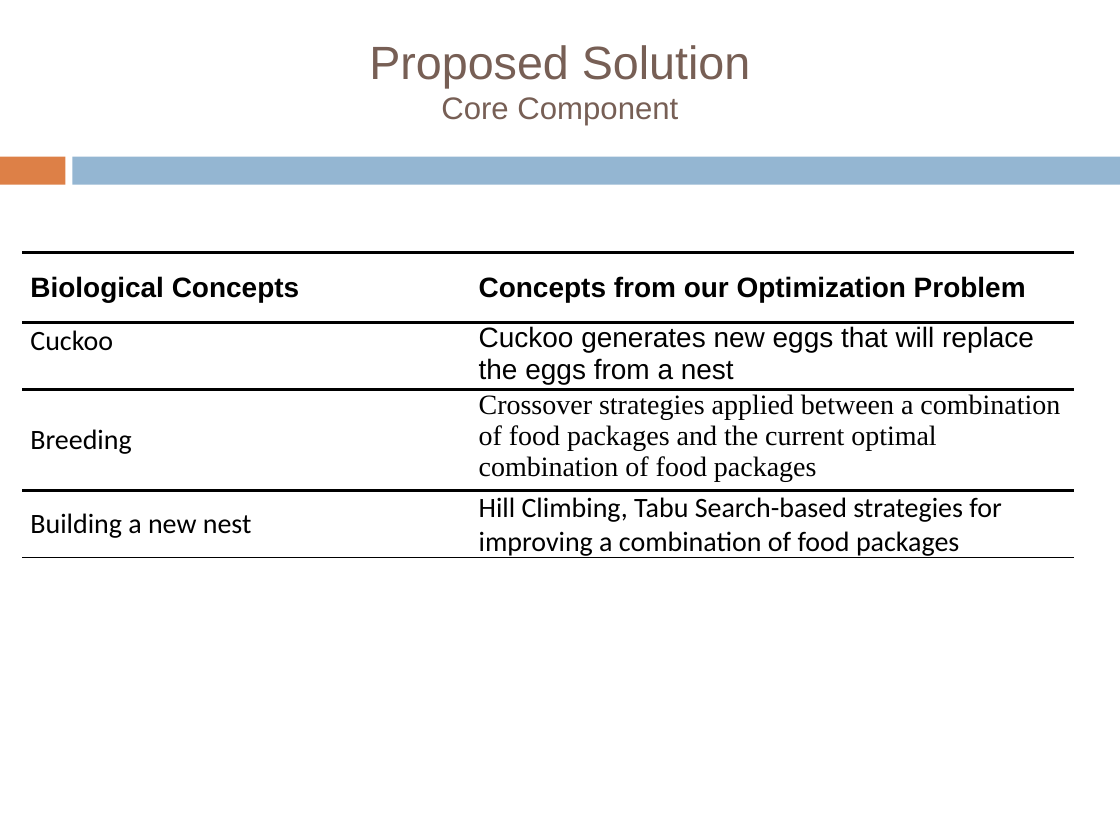
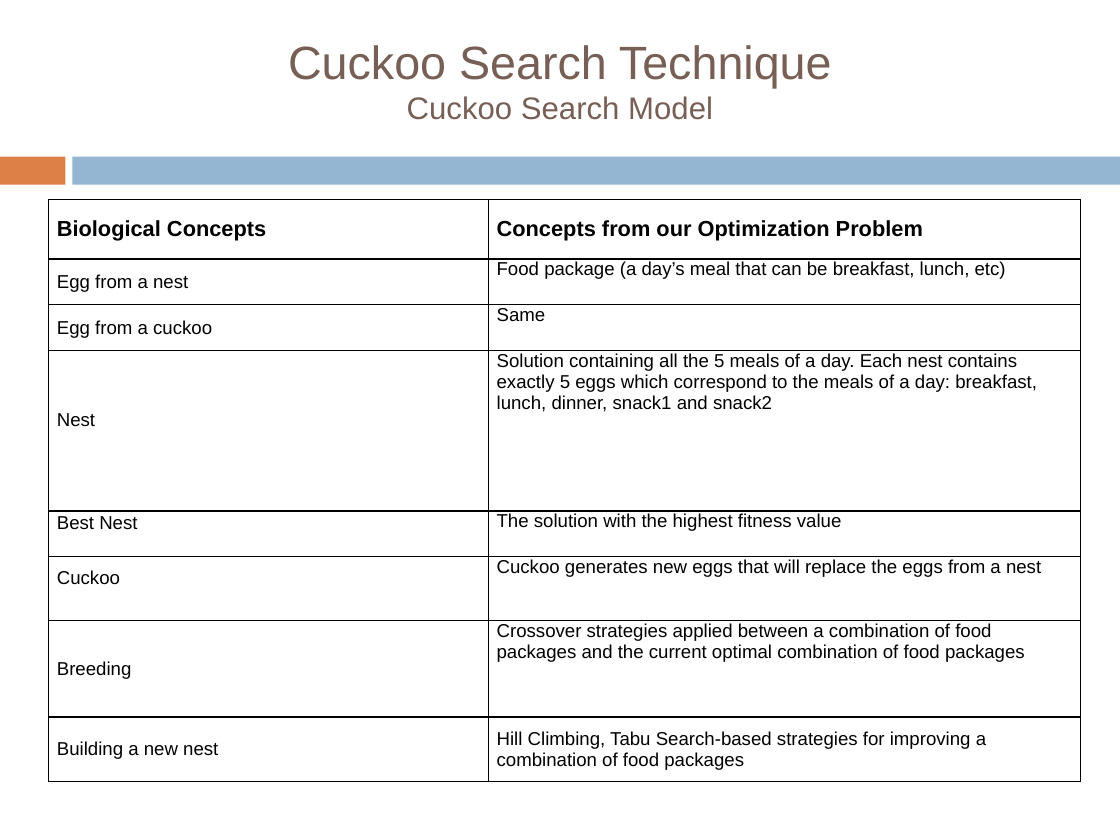
Before and after one commit to tiberiu-b/Diet4EldersDocumentation, a slide deck: slide 18 of Prezentare/TiberiuBoros.pptx (slide 11 before the commit). Drawn at 1120x840 pixels with LibreOffice and Linux fonts; fonts in the diff are those of the drawing; background and template pictures are left out. Boxes give left, top, right and bottom in pixels: in the first picture for what was removed or moved away, otherwise in the second. Text is boxed around its words. In the diff, an @@ line names an element or a change of style, - is before the commit and + after.

```diff
--- a/Prezentare/TiberiuBoros.pptx
+++ b/Prezentare/TiberiuBoros.pptx
@@ title at [288,45,832,120]: text changed @@
-  Proposed Solution
-  Core Component
+  Cuckoo Search Technique
+  Cuckoo Search Model
@@ table at [48,199,1081,782] @@
+row 2: Egg from a nest | Food package (a day’s meal that can be breakfast, lunch, etc)
+row 3: Egg from a cuckoo | Same
+row 4: Nest | Solution containing all the 5 meals of a day. Each nest contains exactly 5 eggs which correspond to the meals of a day: breakfast, lunch, dinner, snack1 and snack2
+row 5: Best Nest | The solution with the highest fitness value
@@ table: place and size @@
-table at [22,252,1074,562]
+table at [48,199,1081,782]
```
Also in this commit, not shown: 10 other slides changed, 15 slides added, 1 slide removed, 1 other file.
